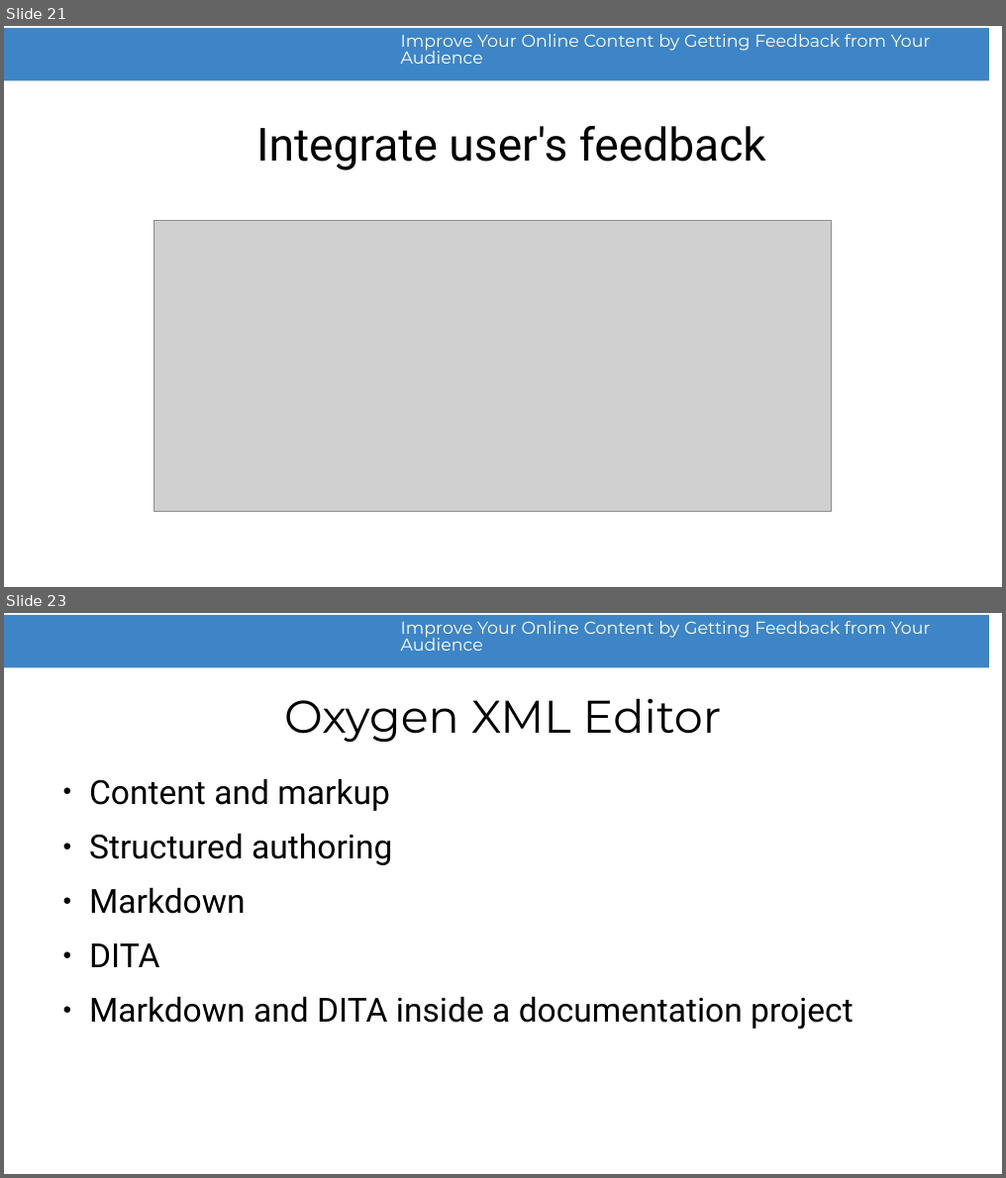
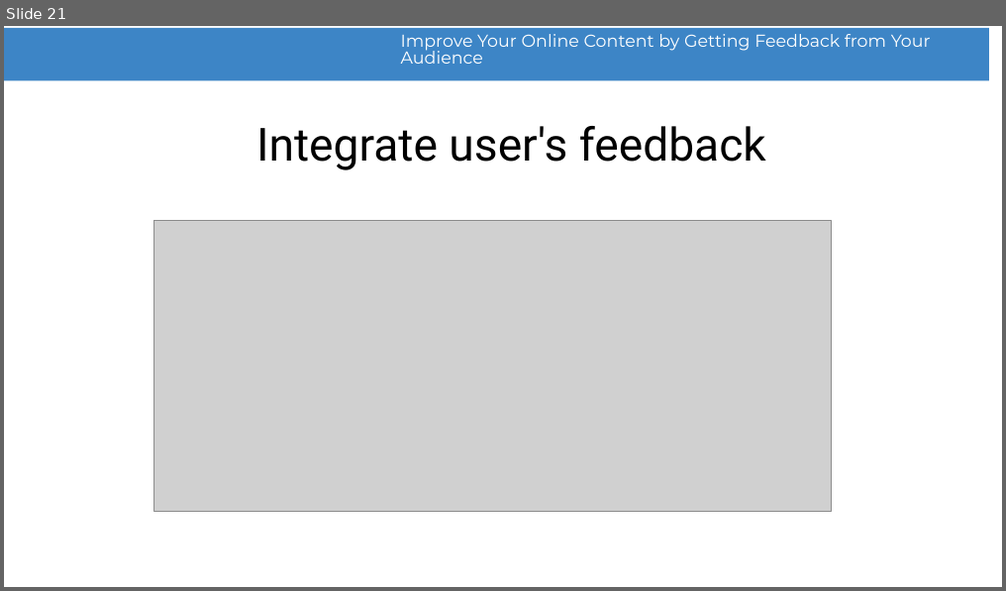
Before and after one commit to radu-pisoi/feedback-presentation, a slide deck: presentation/feedback-demo.odp. Shown one above the other, each under a label of ours: slides 21 and 23 before the commit, slide 21 after it; the slides between them are not shown. The pictures are 1006x1178 and 1006x591 pixels, drawn with LibreOffice and Linux fonts; fonts in the diff are those of the drawing; grey boxes stand for pictures; background and template pictures are left out. Boxes give left, top, right and bottom in pixels: in the first picture for what was removed or moved away, otherwise in the second. Text is boxed around its words. In the diff, an @@ line names an element or a change of style, - is before the commit and + after.

```diff
--- a/presentation/feedback-demo.odp
+++ b/presentation/feedback-demo.odp
@@ slide 23 removed at box(4, 613, 1002, 1174), background #FFFFFF; not listed: 2 template elements that a slide beside it also shows @@
@@ title removed at box(284, 698, 722, 743) @@
-Oxygen XML Editor
@@ text removed at box(89, 778, 853, 1029) @@
-● Content and markup
-● Structured authoring
-● Markdown
-● DITA
-● Markdown and DITA inside a documentation project
```
Also in this commit, not shown: 1 slide changed, 4 slides added, 3 other slides removed.
